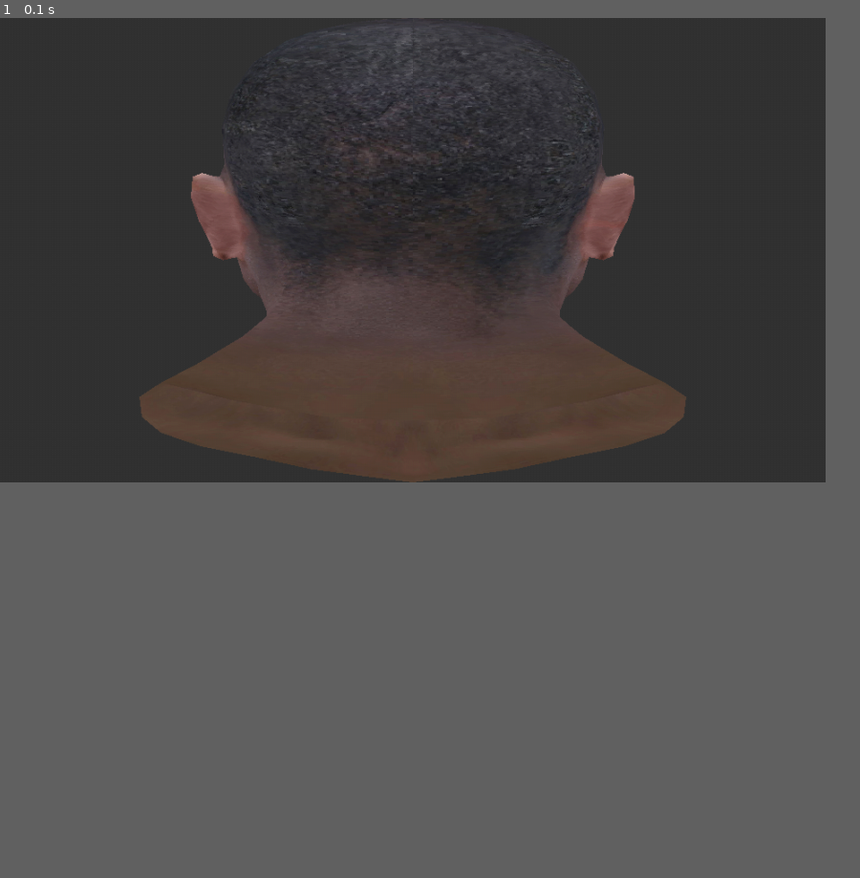
Above: before the commit, frame 1.
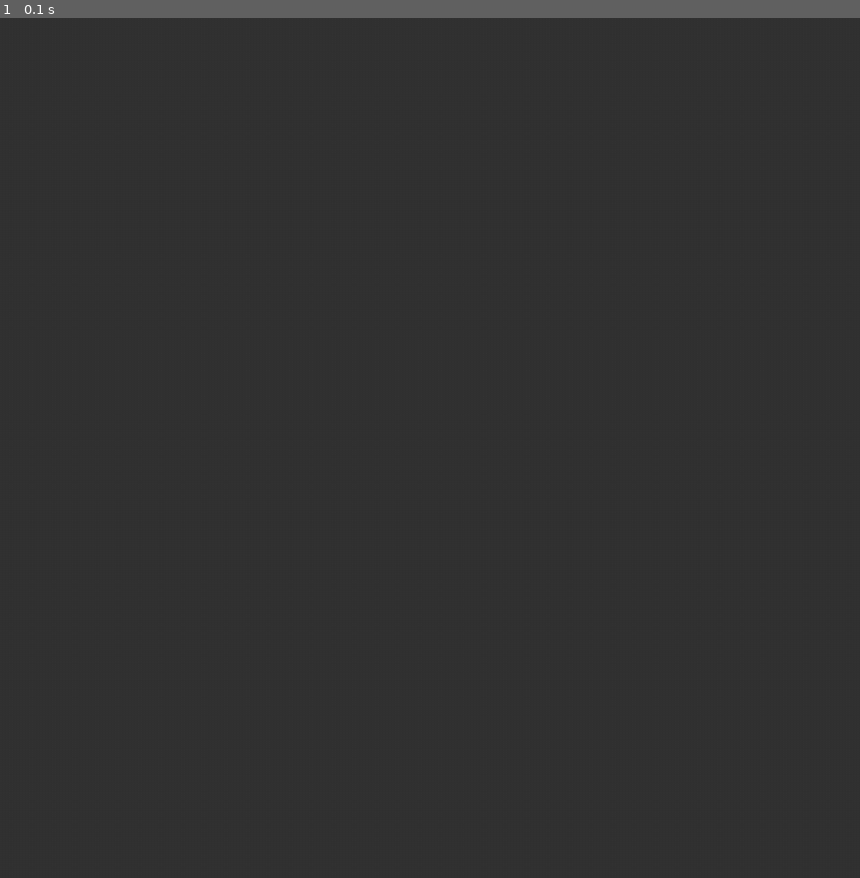
Above: after the commit, the same moment.

Repository: josuemj/Computer-Graphics
Game: pygame game, started from openGL/RendererOpenGL.py
Two runs of this game, one before a commit and one after it. Both use one fixed random seed, a clock stepped at 60 frames per second and the inputs below.
Inputs:
- Up to frame 1 (0.1 s): no input
The window is 864x486 before the commit and 900x900 after it. Grey fills any space a smaller window leaves; there, only what the larger window draws over its background counts as a difference.

The runs differ from the first frame. In frame 1, 12% of the frame differs, in the area x 16-80%, y 0-54%.

Commit message:
feat: model + rotation

Diff:
--- a/openGL/RendererOpenGL.py
+++ b/openGL/RendererOpenGL.py
@@ -5,8 +5,8 @@
 from shaders import *
 from model import Model
 
-width = 960
-height = 540
+width = 1000
+height = 1000
 
 pygame.init()
 
@@ -26,10 +26,14 @@
 faceModel = Model("models/model.obj")
 faceModel.AddTexture("textures/model.bmp")
 rend.scene.append(faceModel)
-
+faceModel.rotation.y = 180
 isRunnig = True
 
 while isRunnig:
+    deltaTime = clock.tick(60) / 1000
+
+    keys = pygame.key.get_pressed()
+
     for event in pygame.event.get():
         if event.type == pygame.QUIT:
             isRunnig = False
@@ -37,8 +41,13 @@
         elif event.type == pygame.KEYDOWN:
             if event.key == pygame.K_ESCAPE:
                 isRunnig = False
-    deltaTime = clock.tick(60) / 1000
-    print(deltaTime)
+    # print(deltaTime)
+
+    if keys[K_LEFT]:
+        faceModel.rotation.y -= 40 * deltaTime
+
+    if keys[K_RIGHT]:
+        faceModel.rotation.y += 40 * deltaTime
 
     rend.Render()
     pygame.display.flip()
--- a/openGL/gl.py
+++ b/openGL/gl.py
@@ -30,4 +30,9 @@
             glUseProgram(self.active_shaders)
 
         for obj in self.scene:
+
+            if self.active_shaders is not None:
+                glUniformMatrix4fv( glGetUniformLocation(self.active_shaders, "modelMatrix"), 1, GL_FALSE, glm.value_ptr(obj.GetModelMatrix()))
+
+
             obj.Render()
--- a/openGL/model.py
+++ b/openGL/model.py
@@ -2,7 +2,7 @@
 from buffer import Buffer
 from pygame import image
 from OpenGL.GL import *
-
+import glm
 
 class Model(object):
     def __init__(self, filename):
@@ -16,6 +16,10 @@
         self.texture = None
 
         self.buffer = Buffer(self.BuildBuffer())
+
+        self.translation = glm.vec3(0,0,0)
+        self.rotation = glm.vec3(0,0,0)
+        self.scale = glm.vec3(1,1,1)
 
     def BuildBuffer(self):
         data = []
@@ -60,7 +64,23 @@
         self.textureData = image.tostring(self.textureSurface, "RGB", True)
         self.texture = glGenTextures(1)
 
+    def GetModelMatrix(self):
+        identity = glm.mat4(1)
+        translateMat = glm.translate(identity, self.translation)
+
+        pitchMat = glm.rotate(identity, glm.radians(self.rotation.x), glm.vec3(1,0,0))
+        yawMat   = glm.rotate(identity, glm.radians(self.rotation.y), glm.vec3(0,1,0))
+        rollMat  = glm.rotate(identity, glm.radians(self.rotation.z), glm.vec3(0,0,1))
+
+        rotationMat = pitchMat * yawMat * rollMat
+
+        scaleMat = glm.scale(identity, self.scale)
+
+        return translateMat * rotationMat * scaleMat
+
+
     def Render(self):
+
 
         #Dara la textura
 
--- a/openGL/shaders.py
+++ b/openGL/shaders.py
@@ -8,9 +8,11 @@
 out vec2 outTexCoords;
 out vec3 outNormals;
 
+uniform mat4 modelMatrix;
+
 void main()
 {
-    gl_Position = vec4(position, 1.0);
+    gl_Position = modelMatrix * vec4(position, 1.0);
     outTexCoords = texCoords;
     outNormals = normals;
 }
Not shown, changed: openGL/readme.md
Not shown, added: openGL/outputs/model-rotation.gif
